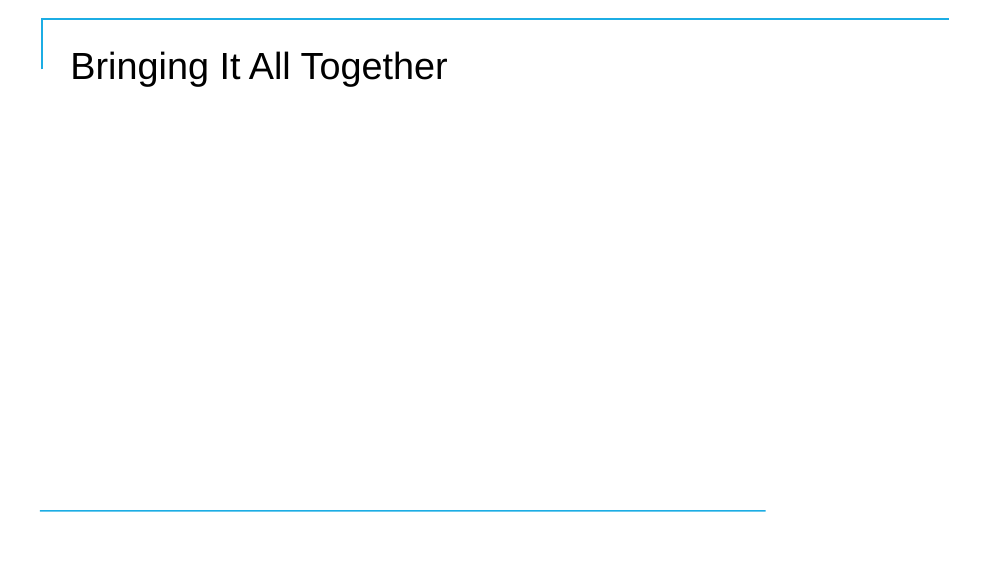
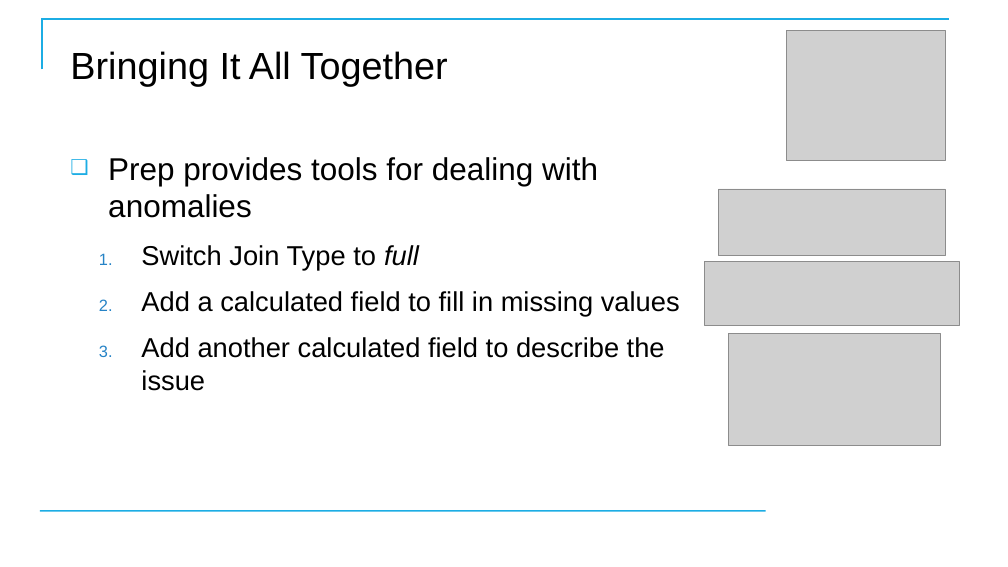
Before and after one commit to CostelloTechnicalConsulting/XTBP10---Tableau-Prep-Introduction, a slide deck: slide 64 of ppt/TableauPrepBuilderIntroV1_1.pptx (slide 63 before the commit). Drawn at 1008x567 pixels with LibreOffice and Linux fonts; fonts in the diff are those of the drawing; grey boxes stand for pictures; background and template pictures are left out. Boxes give left, top, right and bottom in pixels: in the first picture for what was removed or moved away, otherwise in the second. Text is boxed around its words. In the diff, an @@ line names an element or a change of style, - is before the commit and + after.

```diff
--- a/ppt/TableauPrepBuilderIntroV1_1.pptx
+++ b/ppt/TableauPrepBuilderIntroV1_1.pptx
@@ picture added at box(786, 31, 945, 161) @@
@@ text added at box(108, 157, 680, 391), 26 pt, text #000000 @@
+❑ Prep provides tools for dealing with anomalies
+  1. Switch Join Type to full
+  2. Add a calculated field to fill in missing values
+  3. Add another calculated field to describe the issue
@@ picture added at box(718, 189, 945, 256) @@
@@ picture added at box(705, 262, 960, 325) @@
@@ picture added at box(728, 333, 941, 445) @@
```
Also in this commit, not shown: 3 other slides changed, 7 slides added, 5 slides removed, 8 other files.
